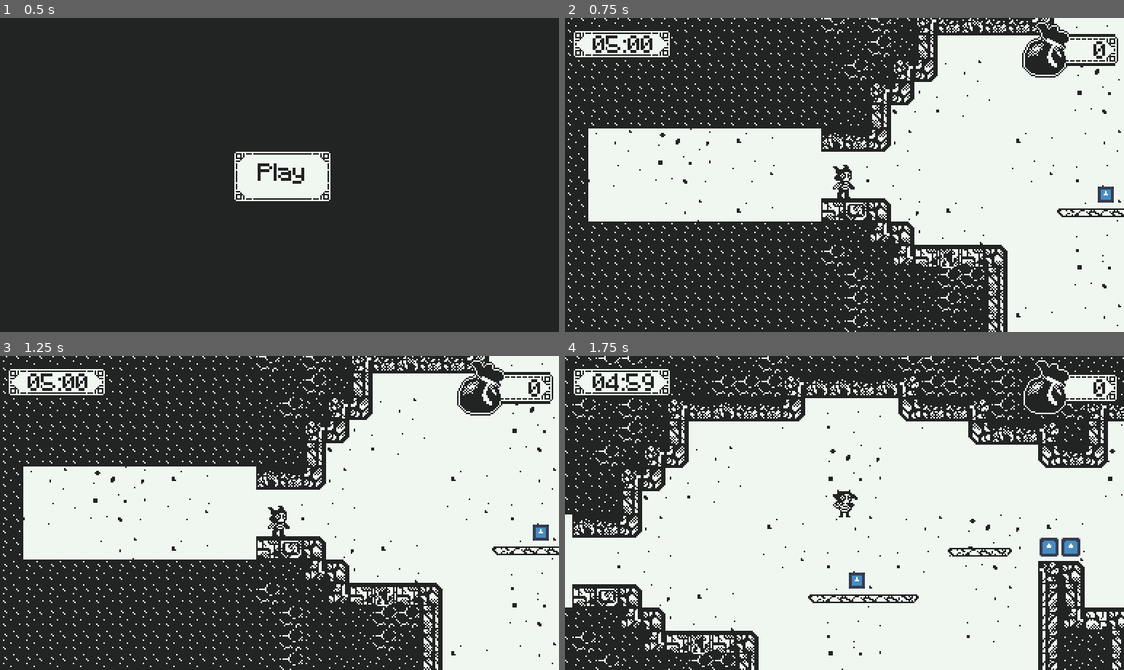
Above: before the commit, frames 1-4 (two rows, left to right).
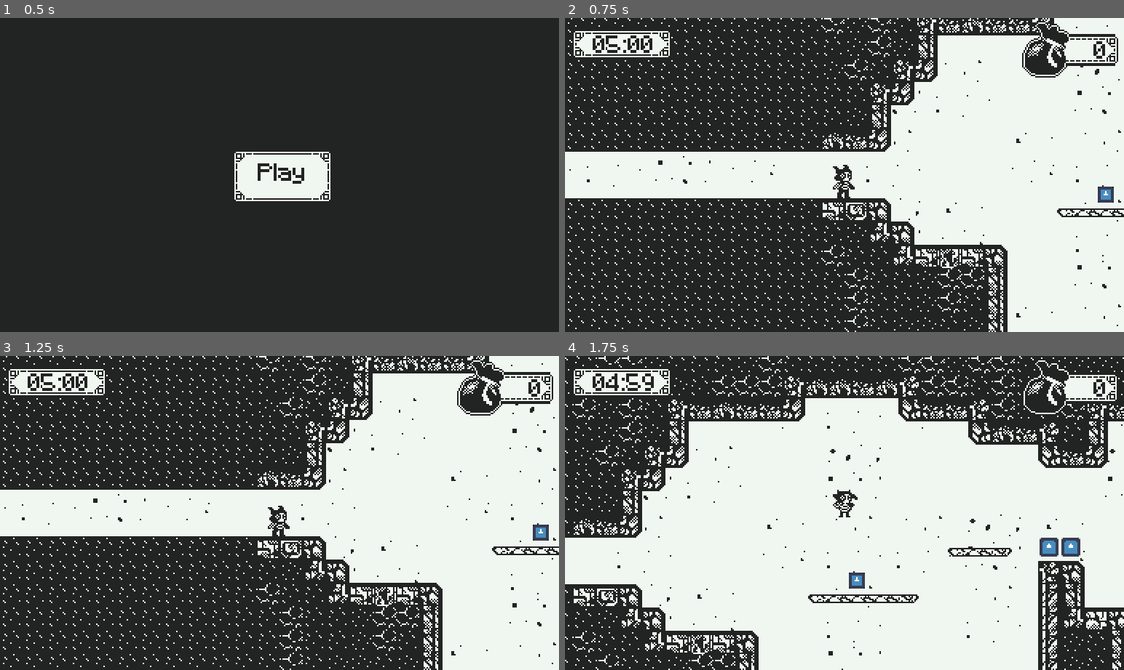
Above: after the commit, the same moments.

Repository: SpeedOfSmell/cryptid-caper
Game: Godot game, scene res://assets/game/game_manager.tscn
The game is run twice, just before and just after one commit, with the same random seed, the same clock (stepped at 60 frames per second) and the same inputs. The engine's default icon, where the game draws it, is replaced by a stand-in: a white triangle on a blue panel in a dark square.
Inputs:
- Up to frame 1 (0.5 s): no input
- Up to frame 2 (0.75 s): click "Play" at 0.5 s
- Up to frame 3 (1.25 s): no input
- Up to frame 4 (1.75 s): tap Enter at 1.25 s; hold D (walk_right) from 1.28 s (still down); tap Shift (dash) at 1.35 s; tap Space (jump) at 1.52 s

Frame 1 is identical in both runs. In frame 2, 6.5% of the frame differs, in the area x 0-46%, y 35-65%; in frame 3, 6.5%; in frame 4, 0.2%.

Commit message:
resize entrance/exits

Diff:
--- a/assets/game/game_screen/room_manager/room_generator.gd
+++ b/assets/game/game_screen/room_manager/room_generator.gd
@@ -424,13 +424,13 @@
 
 func _create_room_exits(room: Room, starting_coords: Vector2i, ending_coords: Vector2i):
 	var tilemap := room.tilemap
-	var start_entrance_top := (starting_coords.y * CHUNK_SIZE.y) + (CHUNK_SIZE.y / 2) - 2
-	var start_entrance_left := -10
-	var entrance_rect: Rect2i = Rect2i(Vector2i(start_entrance_left, start_entrance_top), Vector2i(10, 4))
-
-	var exit_entrance_top := (ending_coords.y * CHUNK_SIZE.y) + (CHUNK_SIZE.y / 2) - 2
+	var start_entrance_top := (starting_coords.y * CHUNK_SIZE.y) + (CHUNK_SIZE.y / 2) - 1
+	var start_entrance_left := -15
+	var entrance_rect: Rect2i = Rect2i(Vector2i(start_entrance_left, start_entrance_top), Vector2i(15, 2))
+
+	var exit_entrance_top := (ending_coords.y * CHUNK_SIZE.y) + (CHUNK_SIZE.y / 2) - 1
 	var exit_entrance_left := (ending_coords.x + 1) * CHUNK_SIZE.x
-	var exit_rect: Rect2i = Rect2i(Vector2i(exit_entrance_left, exit_entrance_top), Vector2i(10, 4))
+	var exit_rect: Rect2i = Rect2i(Vector2i(exit_entrance_left, exit_entrance_top), Vector2i(15, 2))
 
 	_erase_rect(tilemap, entrance_rect)
 	_erase_rect(tilemap, exit_rect)
